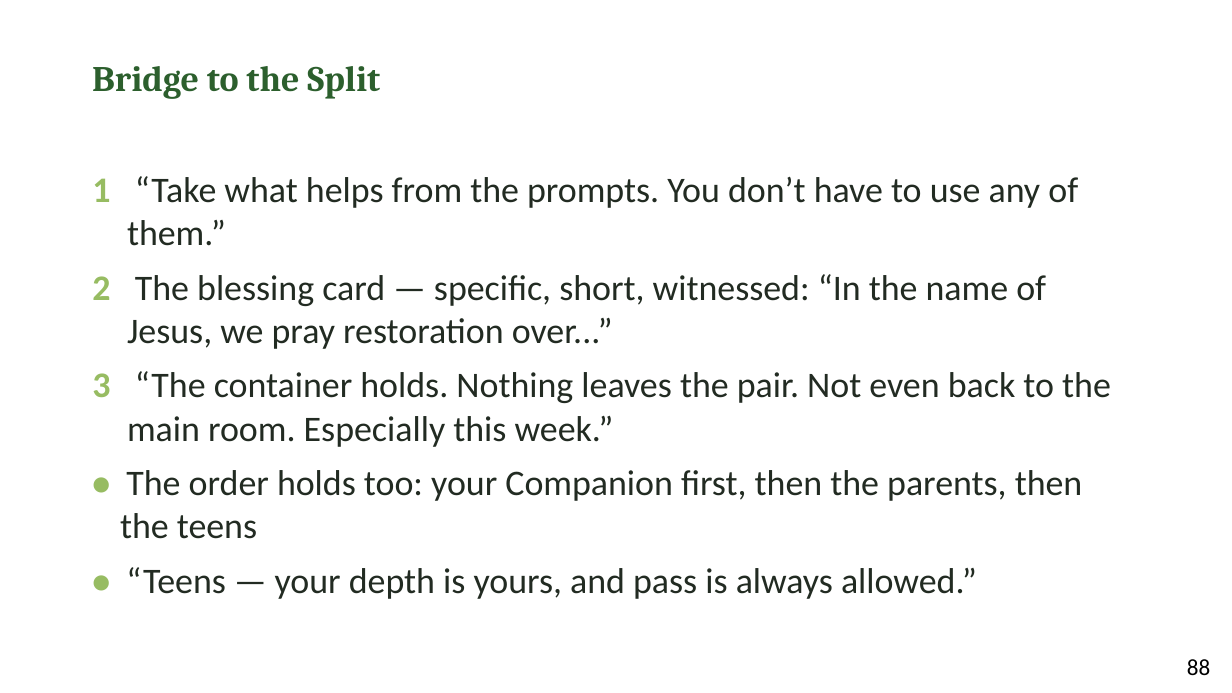
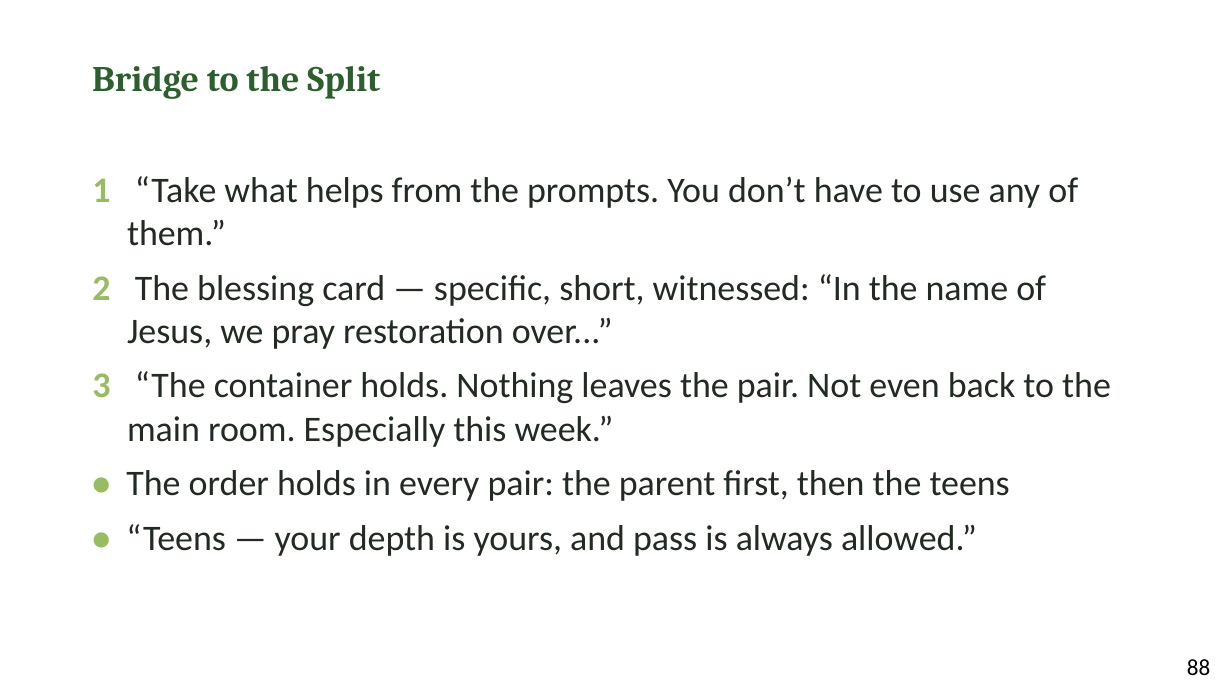
Before and after one commit to jgtittle-ministries/fellowship-of-the-heart-pilot-at-cca-dev, a slide deck: slide 9 of _implementation-notes/evening-series/FotH Evening Session 6 Slides DRAFT v1.pptx. Drawn at 1232x693 pixels with LibreOffice and Linux fonts; fonts in the diff are those of the drawing. Boxes give left, top, right and bottom in pixels: in the first picture for what was removed or moved away, otherwise in the second. Text is boxed around its words. In the diff, an @@ line names an element or a change of style, - is before the commit and + after.

```diff
--- a/_implementation-notes/evening-series/FotH Evening Session 6 Slides DRAFT v1.pptx
+++ b/_implementation-notes/evening-series/FotH Evening Session 6 Slides DRAFT v1.pptx
@@ text at [126, 470, 1010, 501]: text changed @@
-• The order holds too: your Companion first, then the parents, then the teens
+• The order holds in every pair: the parent first, then the teens
```
Also in this commit, not shown: 5 other slides changed, 2 other files.
